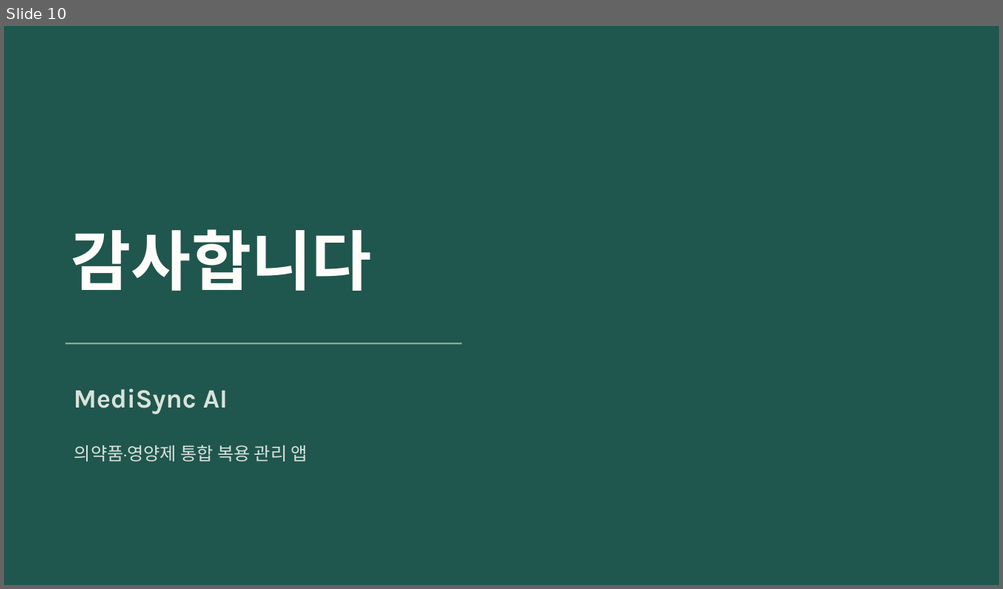
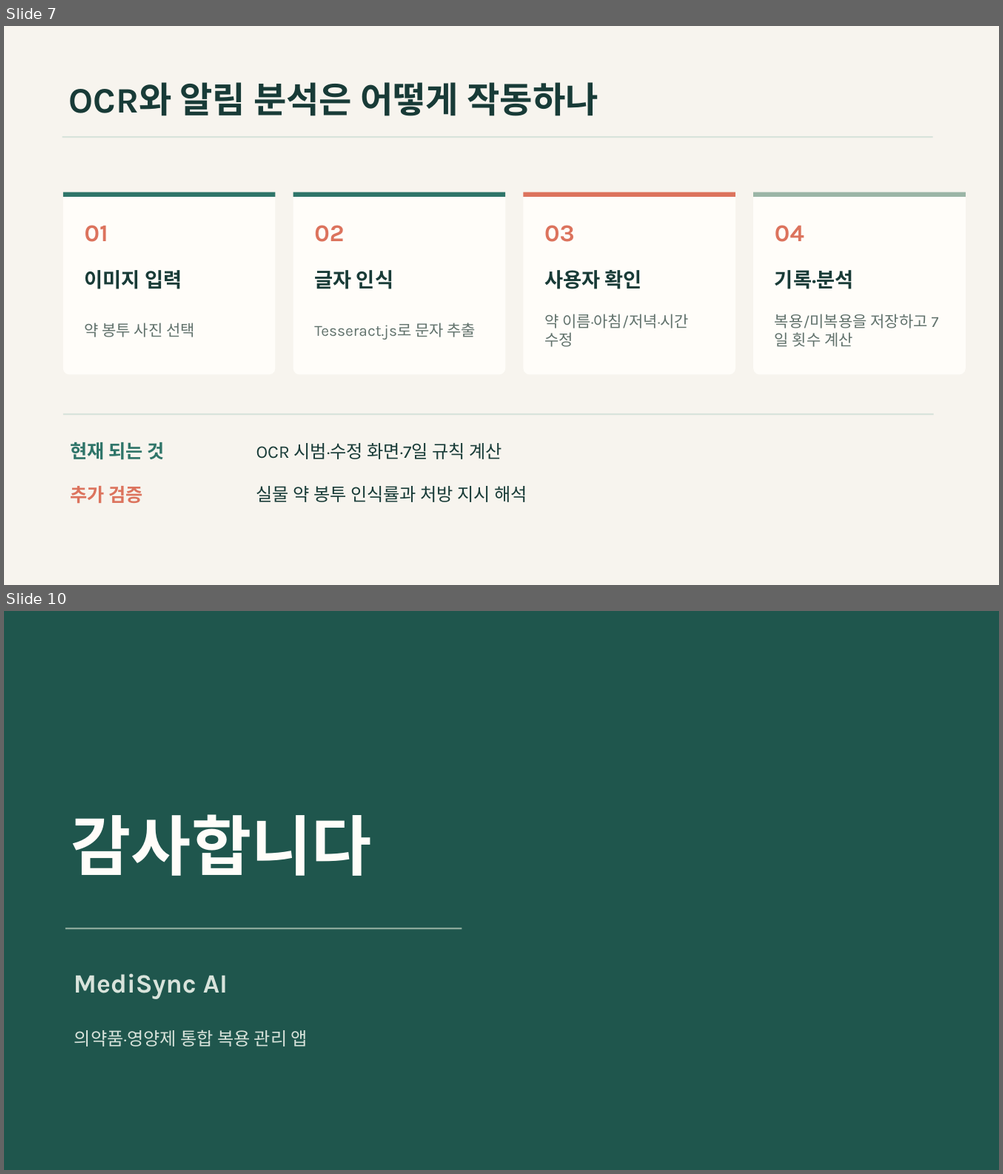
Before and after one commit to chanwoo03/TOC, a slide deck: docs/downloads/MediSync-AI.pptx. Shown one above the other, each under a label of ours: slide 10 before the commit, slides 7 and 10 after it; the slides between them are not shown. The pictures are 1003x589 and 1003x1174 pixels, drawn with LibreOffice and Linux fonts; fonts in the diff are those of the drawing. Boxes give left, top, right and bottom in pixels: in the first picture for what was removed or moved away, otherwise in the second. Text is boxed around its words. In the diff, an @@ line names an element or a change of style, - is before the commit and + after.

```diff
--- a/docs/downloads/MediSync-AI.pptx
+++ b/docs/downloads/MediSync-AI.pptx
@@ slide 7 added at (x1=4, y1=26, x2=999, y2=585), background #F7F4EE @@
@@ text added at (x1=69, y1=82, x2=598, y2=116), 34.5 pt, text #183B37, bold @@
+OCR와 알림 분석은 어떻게 작동하나
@@ rectangle added at (x1=62, y1=136, x2=933, y2=138), fill #D8E3DB @@
@@ rounded rectangle added at (x1=63, y1=192, x2=275, y2=375), fill #FFFDF9 @@
@@ rectangle added at (x1=63, y1=192, x2=275, y2=197), fill #2F7569 @@
@@ rounded rectangle added at (x1=293, y1=192, x2=506, y2=375), fill #FFFDF9 @@
@@ rectangle added at (x1=293, y1=192, x2=506, y2=197), fill #2F7569 @@
@@ rounded rectangle added at (x1=523, y1=192, x2=735, y2=375), fill #FFFDF9 @@
@@ rectangle added at (x1=523, y1=192, x2=735, y2=197), fill #DC735D @@
@@ rounded rectangle added at (x1=753, y1=192, x2=965, y2=375), fill #FFFDF9 @@
@@ rectangle added at (x1=753, y1=192, x2=965, y2=197), fill #9BB5A6 @@
@@ text added at (x1=85, y1=225, x2=108, y2=242), 23.2 pt, text #DC735D, bold @@
+01
@@ text added at (x1=314, y1=225, x2=344, y2=242), 23.2 pt, text #DC735D, bold @@
+02
@@ text added at (x1=544, y1=225, x2=575, y2=242), 23.2 pt, text #DC735D, bold @@
+03
@@ text added at (x1=774, y1=225, x2=804, y2=242), 23.2 pt, text #DC735D, bold @@
+04
@@ text added at (x1=85, y1=270, x2=182, y2=289), 19.5 pt, text #183B37, bold @@
+이미지 입력
@@ text added at (x1=314, y1=270, x2=393, y2=289), 19.5 pt, text #183B37, bold @@
+글자 인식
@@ text added at (x1=544, y1=270, x2=642, y2=289), 19.5 pt, text #183B37, bold @@
+사용자 확인
@@ text added at (x1=774, y1=270, x2=854, y2=289), 19.5 pt, text #183B37, bold @@
+기록·분석
@@ text added at (x1=544, y1=314, x2=688, y2=347), 15 pt, text #61726C @@
+약 이름·아침/저녁·시간 수정
@@ text added at (x1=774, y1=314, x2=928, y2=347), 15 pt, text #61726C @@
+복용/미복용을 저장하고 7일 횟수 계산
@@ text added at (x1=85, y1=323, x2=195, y2=338), 15 pt, text #61726C @@
+약 봉투 사진 선택
@@ text added at (x1=314, y1=323, x2=476, y2=340), 15 pt, text #61726C @@
+Tesseract.js로 문자 추출
@@ rectangle added at (x1=63, y1=414, x2=933, y2=415), fill #D8E3DB @@
@@ text added at (x1=71, y1=443, x2=165, y2=460), 18 pt, text #2F7569, bold @@
+현재 되는 것
@@ text added at (x1=256, y1=443, x2=502, y2=460), 17.2 pt, text #183B37 @@
+OCR 시범·수정 화면·7일 규칙 계산
@@ text added at (x1=71, y1=486, x2=143, y2=503), 18 pt, text #DC735D, bold @@
+추가 검증
@@ text added at (x1=256, y1=486, x2=526, y2=503), 17.2 pt, text #183B37 @@
+실물 약 봉투 인식률과 처방 지시 해석
```
Also in this commit, not shown: 2 slides changed, 6 other slides added, 7 slides removed, 26 other files.
